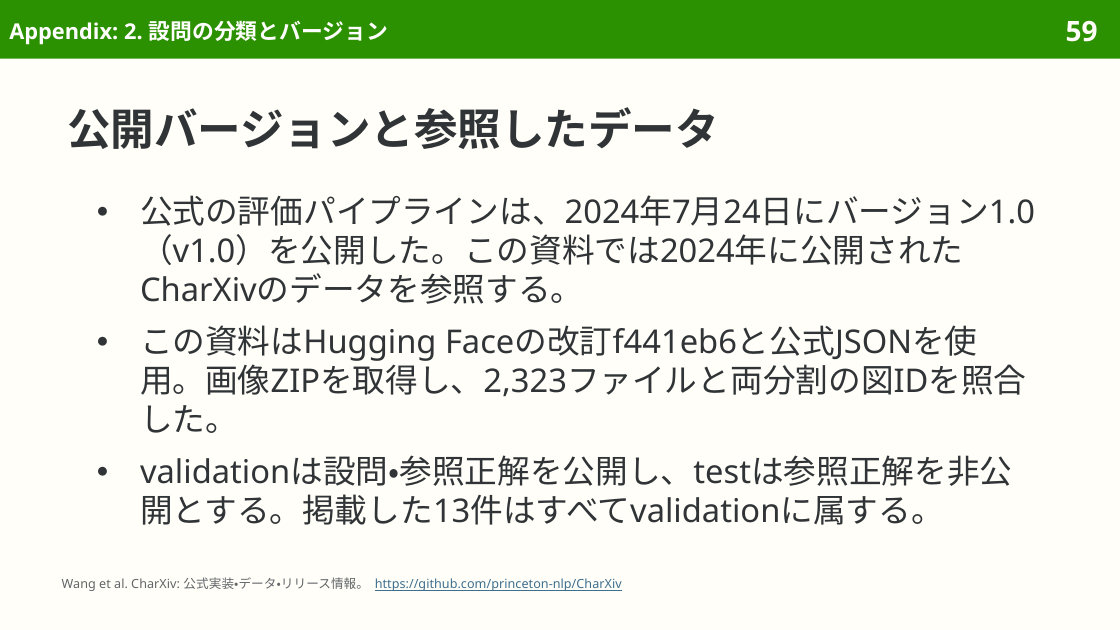
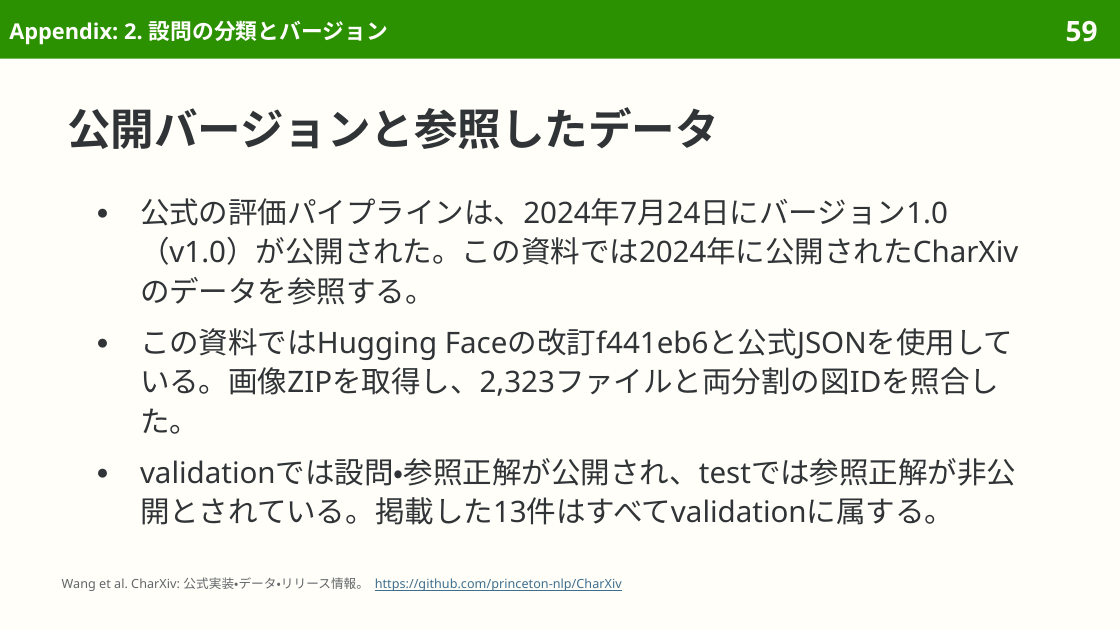
Before and after one commit to sasakiy84/datasets-in-10-minutes, a slide deck: slide 59 of slides/datasets-in-10-minutes-charxiv.pptx. Drawn at 1120x630 pixels with LibreOffice and Linux fonts; fonts in the diff are those of the drawing. Boxes give left, top, right and bottom in pixels: in the first picture for what was removed or moved away, otherwise in the second. Text is boxed around its words. In the diff, an @@ line names an element or a change of style, - is before the commit and + after.

```diff
--- a/slides/datasets-in-10-minutes-charxiv.pptx
+++ b/slides/datasets-in-10-minutes-charxiv.pptx
@@ text at (x1=140, y1=198, x2=1018, y2=525): text changed; size 21 to 19 pt @@
-● 公式の評価パイプラインは、2024年7月24日にバージョン1.0（v1.0）を公開した。この資料では2024年に公開されたCharXivのデータを参照する。
-● この資料はHugging Faceの改訂f441eb6と公式JSONを使用。画像ZIPを取得し、2,323ファイルと両分割の図IDを照合した。
-● validationは設問・参照正解を公開し、testは参照正解を非公開とする。掲載した13件はすべてvalidationに属する。
+● 公式の評価パイプラインは、2024年7月24日にバージョン1.0（v1.0）が公開された。この資料では2024年に公開されたCharXivのデータを参照する。
+● この資料ではHugging Faceの改訂f441eb6と公式JSONを使用している。画像ZIPを取得し、2,323ファイルと両分割の図IDを照合した。
+● validationでは設問・参照正解が公開され、testでは参照正解が非公開とされている。掲載した13件はすべてvalidationに属する。
```
Also in this commit, not shown: 21 other slides changed, 7 other files.
